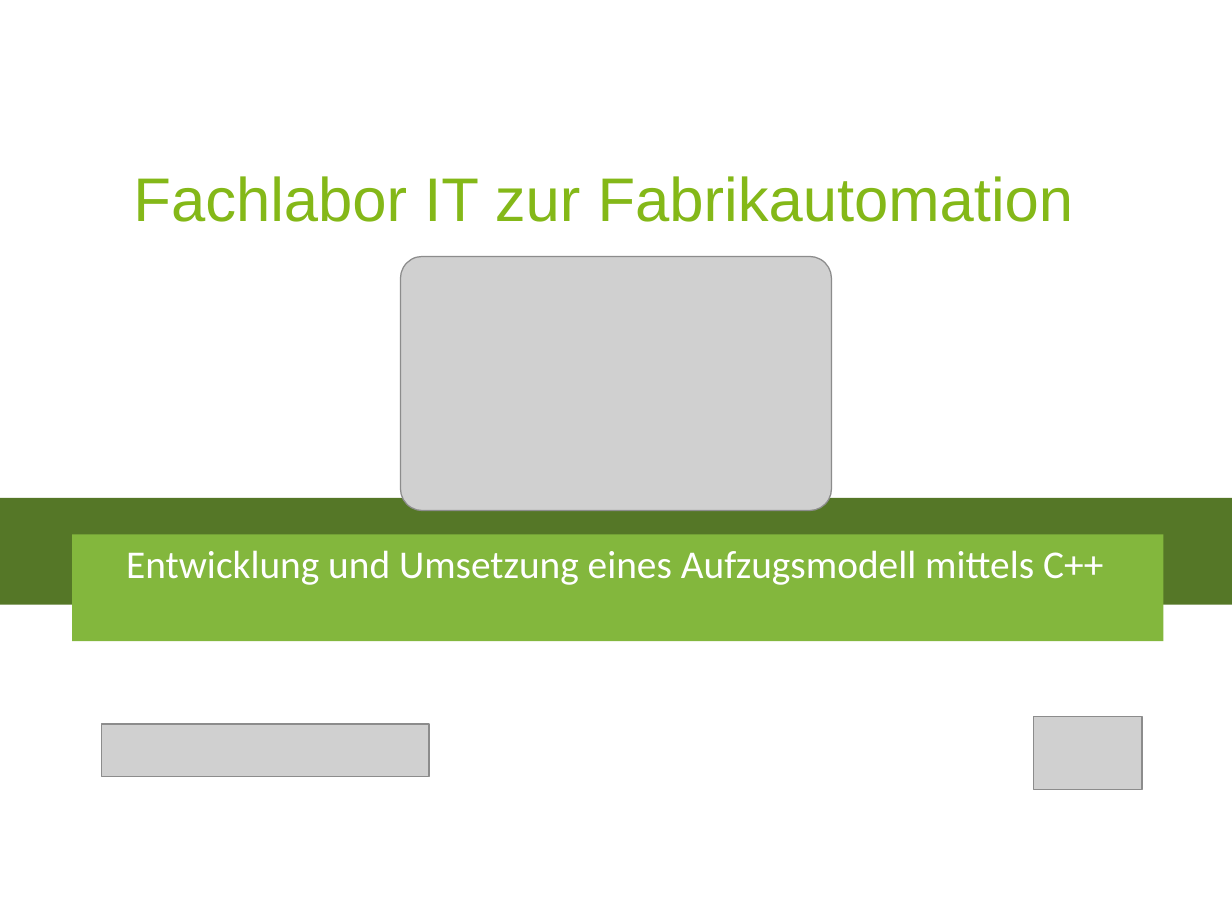
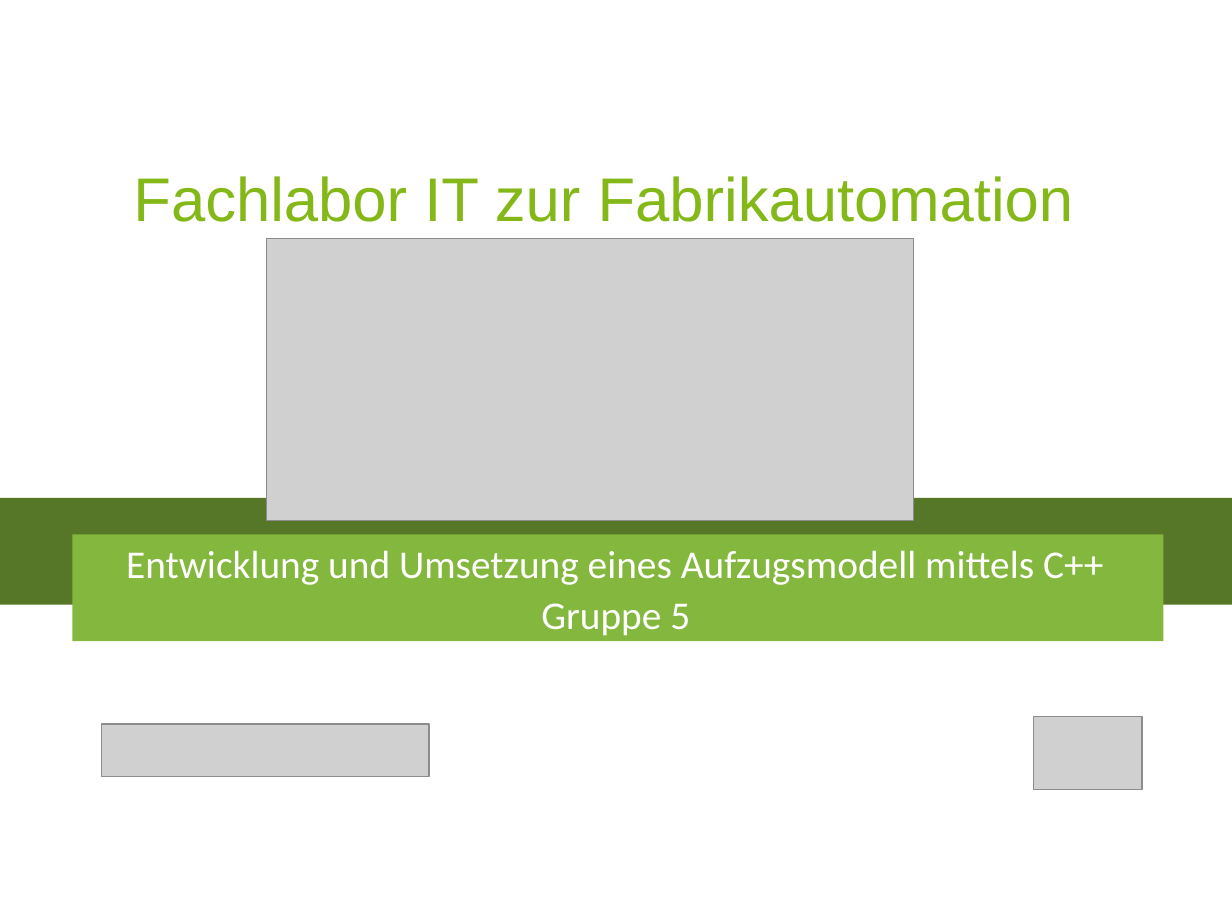
Before and after one commit to koeni90/elevatorUML, a slide deck: slide 1 of Präsentation.pptx. Drawn at 1232x924 pixels with LibreOffice and Linux fonts; fonts in the diff are those of the drawing; grey boxes stand for pictures; background and template pictures are left out. Boxes give left, top, right and bottom in pixels: in the first picture for what was removed or moved away, otherwise in the second. Text is boxed around its words. In the diff, an @@ line names an element or a change of style, - is before the commit and + after.

```diff
--- a/Präsentation.pptx
+++ b/Präsentation.pptx
@@ picture resized from (x1=400, y1=256, x2=832, y2=510) to (x1=267, y1=239, x2=914, y2=520) @@
@@ text at (x1=126, y1=550, x2=1103, y2=636): text changed @@
-Entwicklung und Umsetzung eines Aufzugsmodell mittels C++
+Entwicklung und Umsetzung eines Aufzugsmodell mittels C++
+Gruppe 5
```
Also in this commit, not shown: 12 other slides changed, 6 slides added, 4 slides removed, 2 other files.
